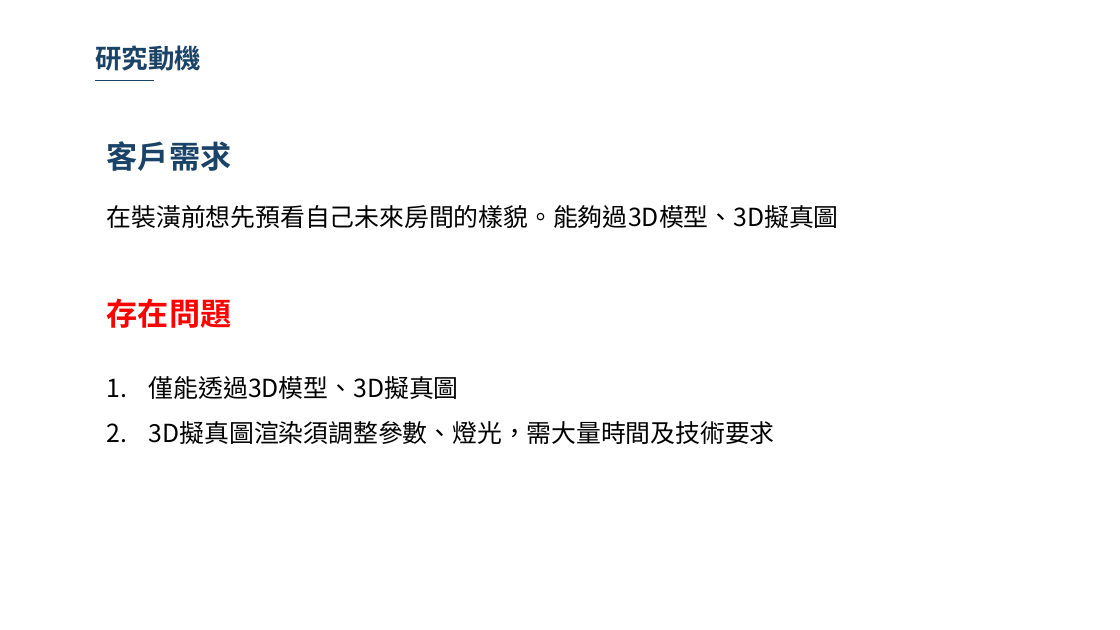
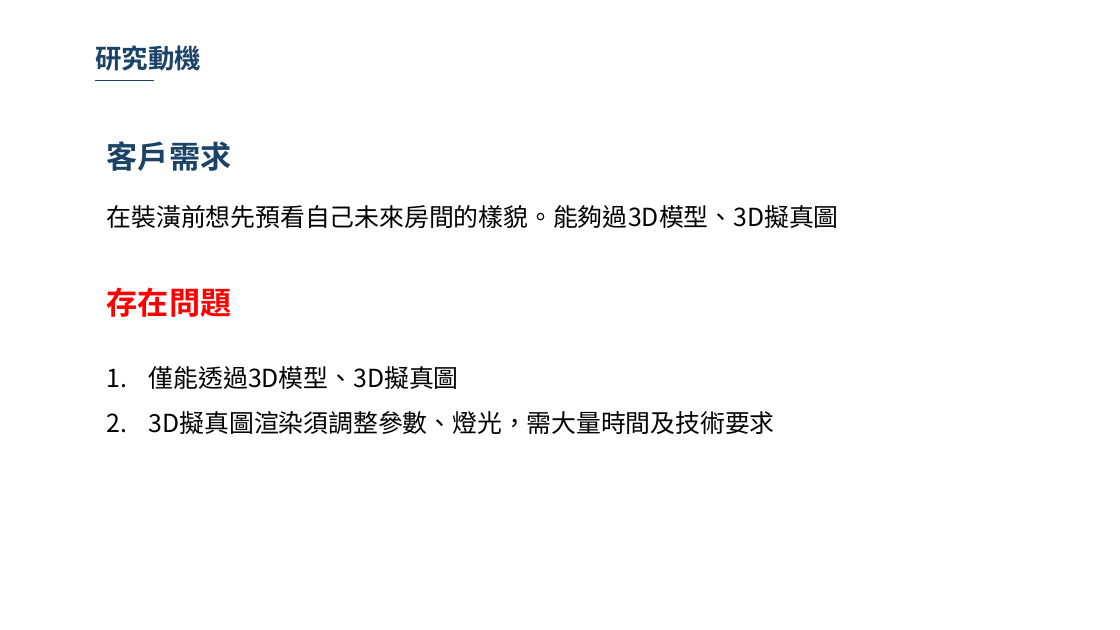
Before and after one commit to 10994015/paper, a slide deck: slide 6 of 論文/論文初審.pptx. Drawn at 1120x630 pixels with LibreOffice and Linux fonts; fonts in the diff are those of the drawing; background and template pictures are left out. Boxes give left, top, right and bottom in pixels: in the first picture for what was removed or moved away, otherwise in the second. Text is boxed around its words. In the diff, an @@ line names an element or a change of style, - is before the commit and + after.

```diff
--- a/論文/論文初審.pptx
+++ b/論文/論文初審.pptx
@@ text "存在問題": place and size @@
-text "存在問題" at (107,298,232,328)
+text "存在問題" at (107,287,232,317)
@@ text "僅能透過3D模型、3D擬真圖": place and size @@
-text "僅能透過3D模型、3D擬真圖" at (149,376,775,444)
+text "僅能透過3D模型、3D擬真圖" at (149,366,775,434)
```
Also in this commit, not shown: 18 other slides changed, 3 slides added, 1 slide removed.
